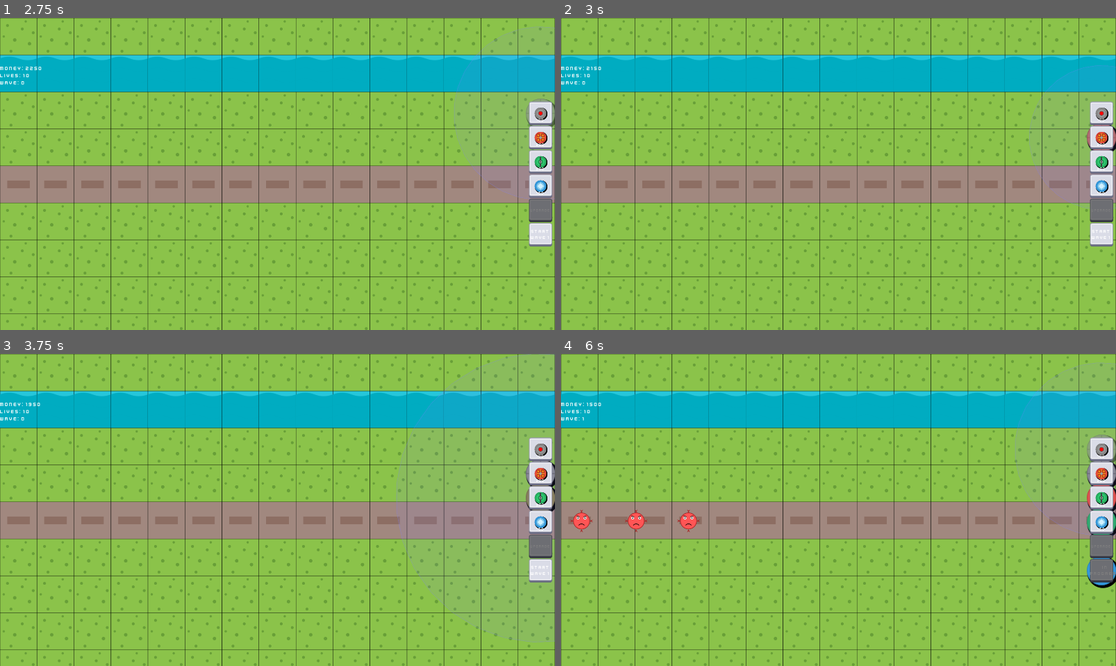
Above: before the commit, frames 1-4 (two rows, left to right).
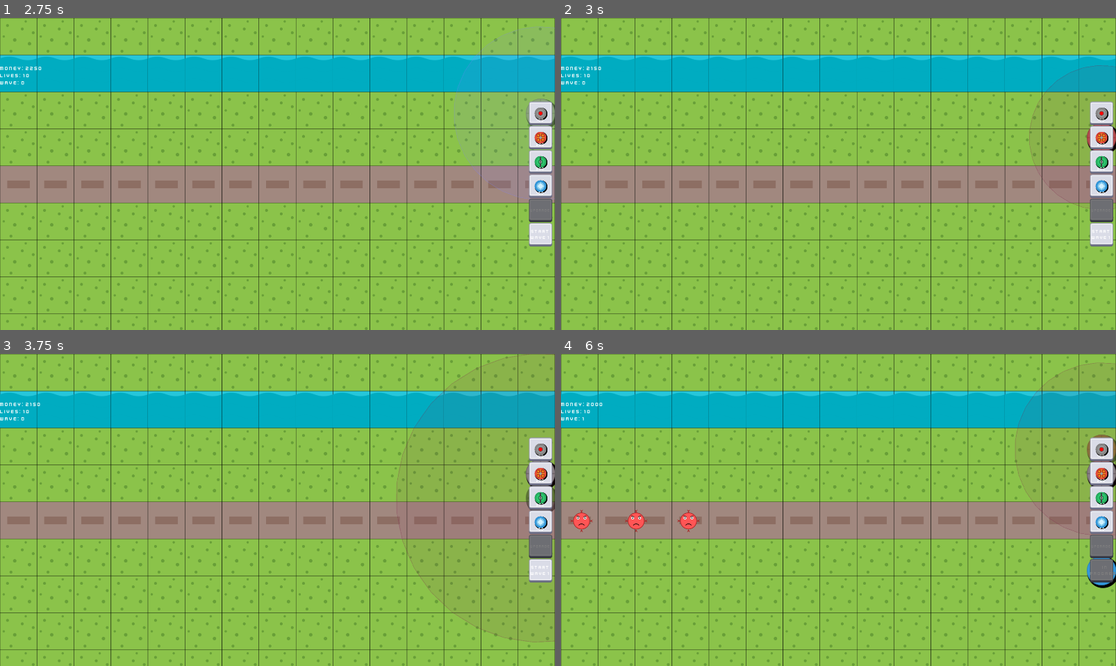
Above: after the commit, the same moments.

Repository: Kotowskey/tower-defense
Game: Godot game, scene res://scenes/scene_handler.tscn
Same seed, same stepped clock (60 frames per second), same inputs: the game is played once before the commit and once after it.
Inputs (mouse positions are in pixels of both pictures, inside the frame that each line leads up to):
- Up to frame 1 (2.75 s): click "NEW GAME" at 0.5 s; click "EASY" at 1.25 s; click "100" at 2 s
- Up to frame 2 (3 s): click "200" at 2.75 s
- Up to frame 3 (3.75 s): click "300" at 3.5 s
- Up to frame 4 (6 s): click "150" at 4.25 s; click (1099, 569) at 5 s; click "100" at 5.75 s

Frame 1 is identical in both runs. In frame 2, 0.1% of the frame differs, in the area x 84-100%, y 15-62%; in frame 3, 0.3%; in frame 4, 0.4%, in the area x 4-100%, y 2-59%.

Commit message:
tower placement system

Diff:
--- a/scripts/game_scene.gd
+++ b/scripts/game_scene.gd
@@ -55,7 +55,10 @@
 		if event.button_index == MOUSE_BUTTON_LEFT and event.pressed:
 			if tower_manager.is_in_building_mode():
 				var mouse_pos = get_global_mouse_position()
-				tower_manager.place_tower(mouse_pos)
+				var placed = tower_manager.place_tower(mouse_pos)
+				if not placed and tower_manager.is_valid_position == false:
+					if has_node("InvalidPlacementSound"):
+						$InvalidPlacementSound.play()
 			else:
 				var mouse_pos = get_global_mouse_position()
 				tower_manager.select_tower_at_position(mouse_pos)
--- a/scripts/map.gd
+++ b/scripts/map.gd
@@ -1,10 +1,31 @@
 extends Node2D
 
 @onready var path = $Path2D
+var path_width: float = 70.0
 
 func _ready():
 	pass
 
-# Funkcja do pobierania ścieżki
 func get_enemy_path():
 	return path
+
+func is_position_on_path(pos: Vector2) -> bool:
+	if not path:
+		return false
+
+	var curve = path.curve
+	if not curve:
+		return false
+
+	var point_count = curve.point_count
+	for i in range(point_count - 1):
+		var point_a = curve.get_point_position(i)
+		var point_b = curve.get_point_position(i + 1)
+
+		var closest_point = Geometry2D.get_closest_point_to_segment(pos, point_a, point_b)
+		var distance = pos.distance_to(closest_point)
+
+		if distance < path_width:
+			return true
+
+	return false
--- a/scripts/tower_manager.gd
+++ b/scripts/tower_manager.gd
@@ -11,6 +11,8 @@
 var current_tower_type = 0
 var selected_tower = null
 var tower_info_display = null
+var minimum_tower_distance: float = 100.0
+var is_valid_position: bool = true
 
 var tower_costs = {
 	0: 100, # Basic tower
@@ -28,6 +30,12 @@
 	if building_mode and tower_preview:
 		var mouse_pos = game_scene.get_global_mouse_position()
 		tower_preview.position = mouse_pos
+
+		is_valid_position = is_valid_tower_position(mouse_pos)
+		if is_valid_position:
+			tower_preview.modulate = Color(1, 1, 1, 0.5)
+		else:
+			tower_preview.modulate = Color(1, 0.3, 0.3, 0.5)
 
 func setup_tower_info_display(info_display):
 	tower_info_display = info_display
@@ -52,8 +60,25 @@
 	if tower_preview.has_method("show_range"):
 		tower_preview.show_range(true)
 
+func is_valid_tower_position(pos: Vector2) -> bool:
+	for tower in game_scene.get_tree().get_nodes_in_group("towers"):
+		var distance = pos.distance_to(tower.position)
+		if distance < minimum_tower_distance:
+			return false
+
+	if game_scene.has_node("Map"):
+		var map_node = game_scene.get_node("Map")
+		if map_node.has_method("is_position_on_path"):
+			if map_node.is_position_on_path(pos):
+				return false
+
+	return true
+
 func place_tower(pos):
 	var selected_tower_cost = tower_costs[current_tower_type]
+
+	if !is_valid_tower_position(pos):
+		return false
 
 	if game_state.has_enough_money(selected_tower_cost):
 		var new_tower = tower_scene.instantiate()
@@ -81,7 +106,6 @@
 		tower_preview = null
 
 func select_tower_at_position(pos):
-	# Sprawdź, czy kliknięcie było na elemencie UI
 	if game_scene.get_node("UI/HUD/BuildUI").get_global_rect().has_point(pos):
 		return
 
@@ -144,17 +168,14 @@
 
 			update_tower_info_display(tower)
 
-			# Aktualizacja wskaźnika zasięgu po ulepszeniu
 			if tower.has_node("RangeIndicator"):
 				tower.get_node("RangeIndicator").set_range(tower.tower_range)
 			else:
-				# Jeśli wskaźnik zasięgu nie istnieje, pokaż go na nowo
 				tower.show_range(true)
 
 			if game_scene.has_node("UpgradeSound"):
 				game_scene.get_node("UpgradeSound").play()
 
-			# Zapobiegaj odznaczeniu wieży
 			game_scene.get_viewport().set_input_as_handled()
 			return true
 		else:
Not shown, added: assets/effects/InvalidPlacementSound.mp3.import
Not shown, added: assets/effects/InvalidPlacementSound.mp3
